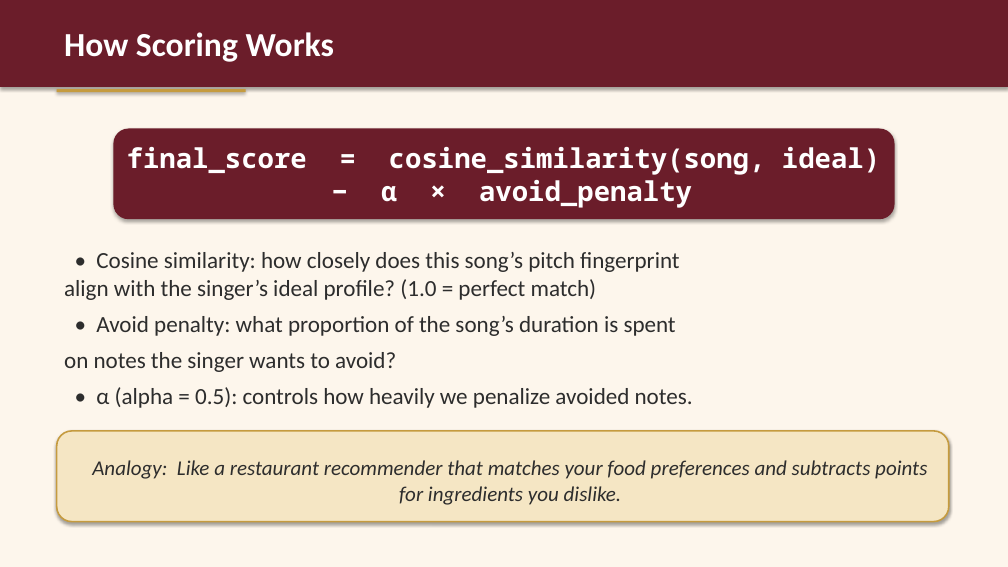
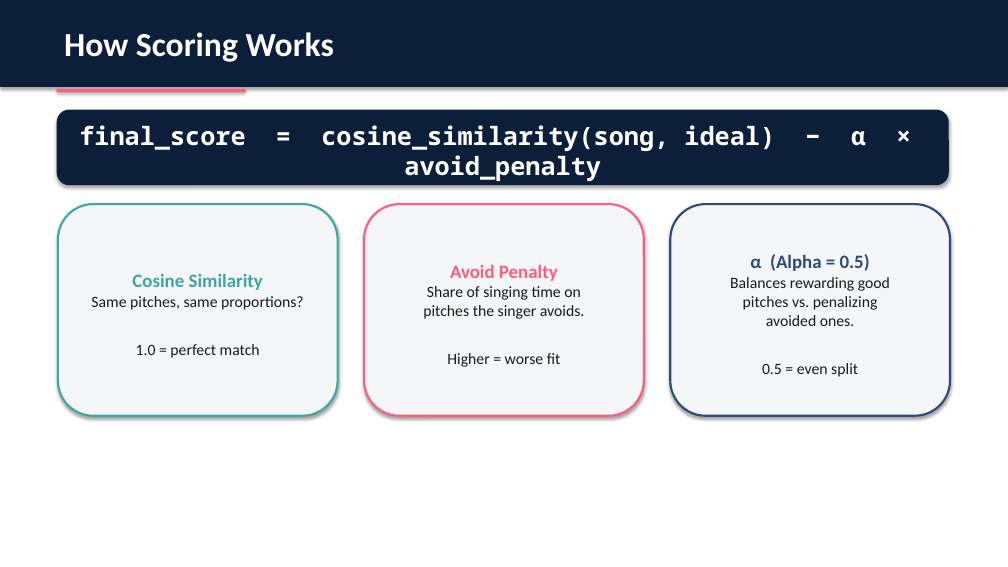
Before and after one commit to mad1rose/tessituragram_vocal_repertoire_recommendations, a slide deck: slide 7 of CADSCOM_PRESENTATION/CADSCOM_2026_Presentation.pptx. Drawn at 1008x567 pixels with LibreOffice and Linux fonts; fonts in the diff are those of the drawing. Boxes give left, top, right and bottom in pixels: in the first picture for what was removed or moved away, otherwise in the second. Text is boxed around its words. In the diff, an @@ line names an element or a change of style, - is before the commit and + after.

```diff
--- a/CADSCOM_PRESENTATION/CADSCOM_2026_Presentation.pptx
+++ b/CADSCOM_PRESENTATION/CADSCOM_2026_Presentation.pptx
@@ background #FDF6EC to #FFFFFF @@
@@ rectangle at (0, 0, 1008, 87): fill #6B1D2A to #0B1F3B @@
@@ rectangle at (57, 89, 246, 92): fill #C59B3F to #FF5D7A @@
@@ rounded rectangle "final_score = cosine_similarity(song, ideal) − ...": place and size @@
-rounded rectangle "final_score = cosine_similarity(song, ideal) − ..." at (113, 129, 895, 219)
+rounded rectangle "final_score = cosine_similarity(song, ideal) − ..." at (57, 110, 949, 185)
@@ rounded rectangle "final_score = cosine_similarity(song, ideal) − ..." at (57, 110, 949, 185): size 26 to 24 pt; fill #6B1D2A to #0B1F3B @@
@@ rounded rectangle added at (58, 204, 338, 416), fill #F4F6F8, outline #3FA7A3 2 pt, 15 pt, text #1A1A1A @@
+Cosine Similarity
+Same pitches, same proportions?
+1.0 = perfect match
@@ rounded rectangle added at (364, 204, 644, 416), fill #F4F6F8, outline #FF5D7A 2 pt, 15 pt, text #1A1A1A @@
+Avoid Penalty
+Share of singing time on
+pitches the singer avoids.
+Higher = worse fit
@@ rounded rectangle added at (671, 204, 951, 416), fill #F4F6F8, outline #2E4A7D 2 pt, 15 pt, text #1A1A1A @@
+α (Alpha = 0.5)
+Balances rewarding good
+pitches vs. penalizing
+avoided ones.
+0.5 = even split
@@ text removed at (64, 252, 693, 408) @@
-• Cosine similarity: how closely does this song’s pitch fingerprint
-align with the singer’s ideal profile? (1.0 = perfect match)
-• Avoid penalty: what proportion of the song’s duration is spent
-on notes the singer wants to avoid?
-• α (alpha = 0.5): controls how heavily we penalize avoided notes.
@@ rounded rectangle removed at (57, 431, 949, 522) @@
-Analogy: Like a restaurant recommender that matches your food preferences and subtracts points for ingredients you dislike.
```
Also in this commit, not shown: 12 other slides changed, 3 slides added, 3 slides removed, 4 other files.
